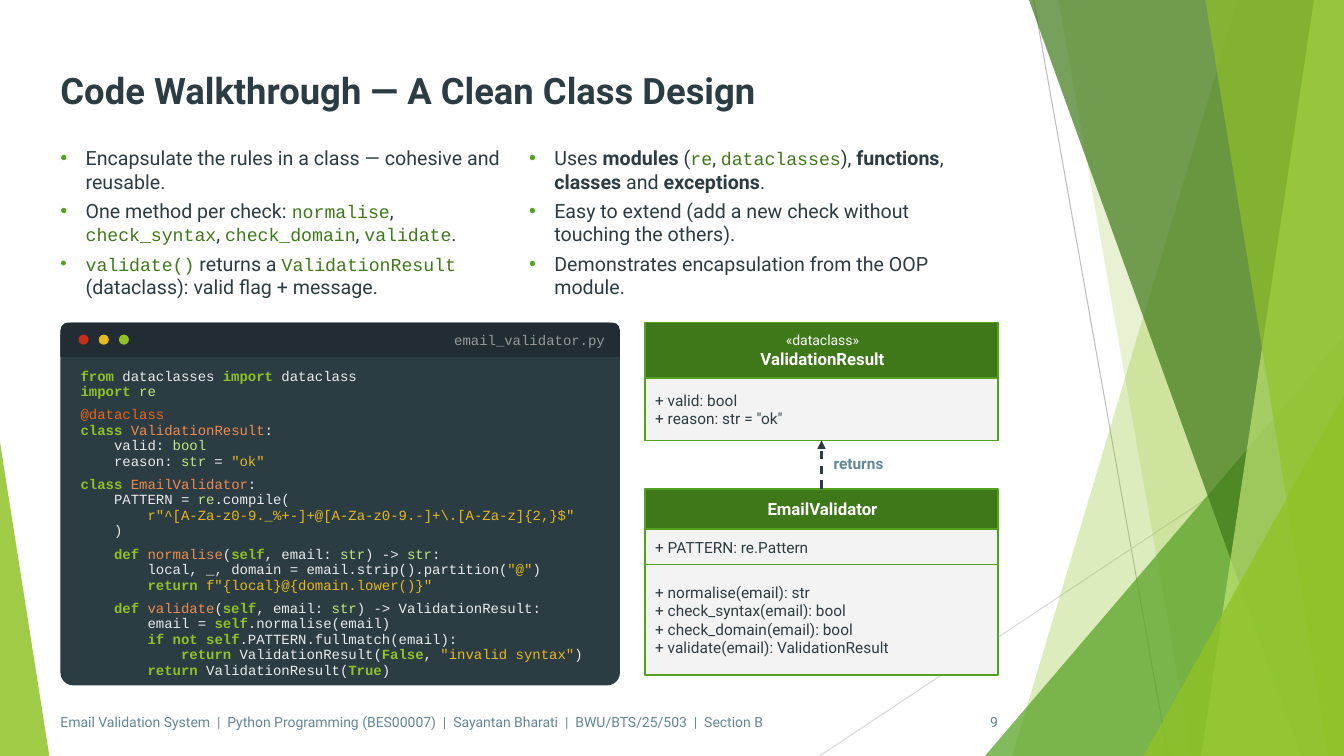
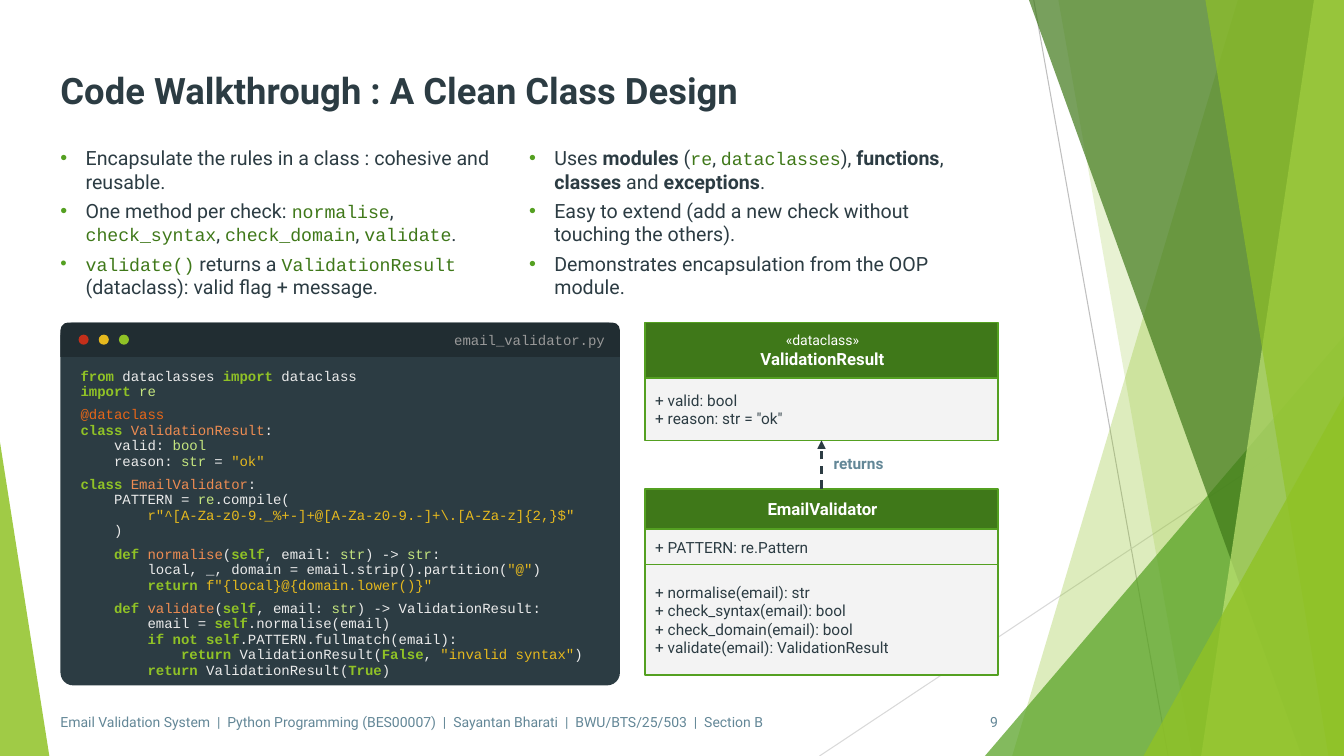
Before and after one commit to Sayantan-B-dev/SM_BtechSyllabusBWU, a slide deck: slide 9 of 3rdSem/Assignments/pptx/python/PPT_BES00007_Python_Sayantan_Bharati.pptx. Drawn at 1344x756 pixels with LibreOffice and Linux fonts; fonts in the diff are those of the drawing; background and template pictures are left out. Boxes give left, top, right and bottom in pixels: in the first picture for what was removed or moved away, otherwise in the second. Text is boxed around its words. In the diff, an @@ line names an element or a change of style, - is before the commit and + after.

```diff
--- a/3rdSem/Assignments/pptx/python/PPT_BES00007_Python_Sayantan_Bharati.pptx
+++ b/3rdSem/Assignments/pptx/python/PPT_BES00007_Python_Sayantan_Bharati.pptx
@@ text at (x1=60, y1=76, x2=738, y2=112): text changed @@
-Code Walkthrough — A Clean Class Design
+Code Walkthrough : A Clean Class Design
@@ text at (x1=86, y1=150, x2=490, y2=189): text changed @@
-• Encapsulate the rules in a class — cohesive and reusable.
+• Encapsulate the rules in a class : cohesive and reusable.
```
Also in this commit, not shown: 11 other slides changed, 1 other file.
